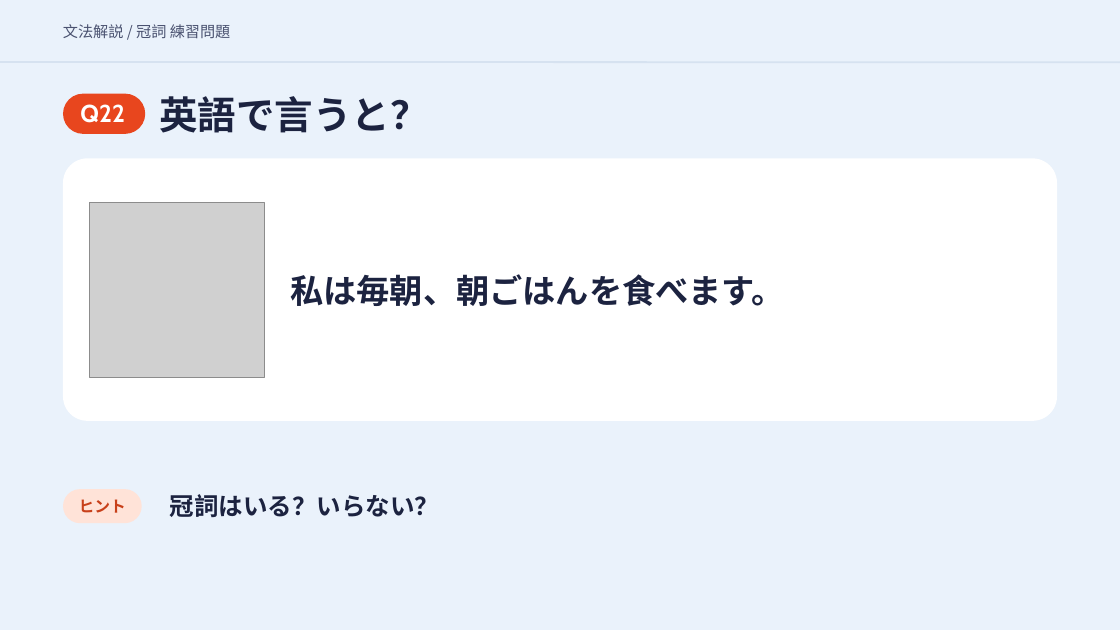
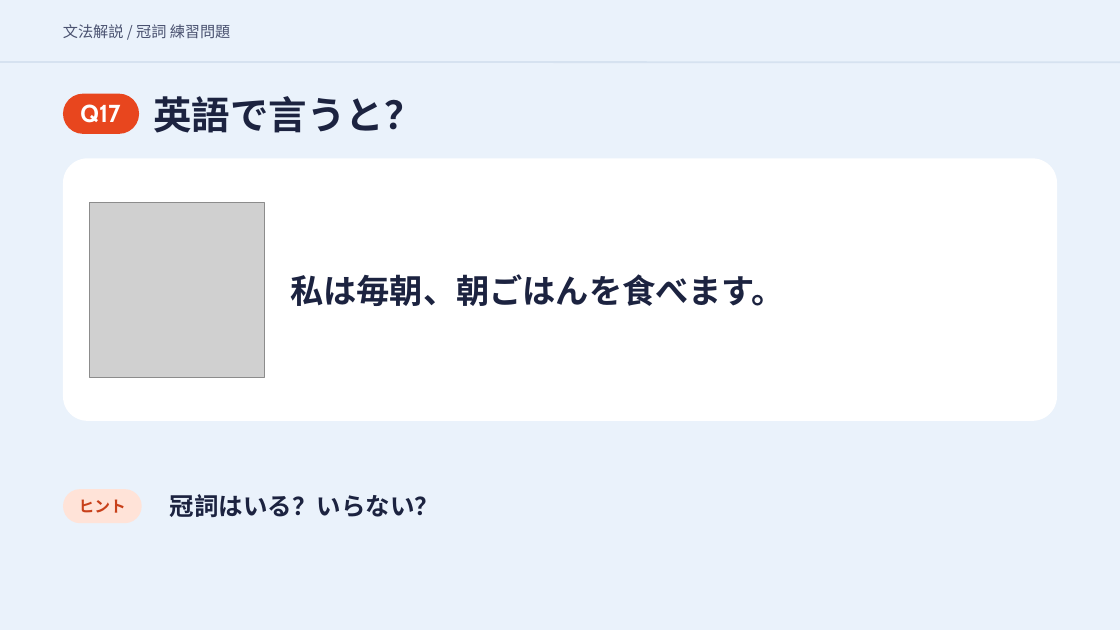
Before and after one commit to hinakajisaki-dev/hina-english, a slide deck: slide 40 of matome/articles-4/articles-4-slides.pptx (slide 50 before the commit). Drawn at 1120x630 pixels with LibreOffice and Linux fonts; fonts in the diff are those of the drawing; grey boxes stand for pictures. Boxes give left, top, right and bottom in pixels: in the first picture for what was removed or moved away, otherwise in the second. Text is boxed around its words. In the diff, an @@ line names an element or a change of style, - is before the commit and + after.

```diff
--- a/matome/articles-4/articles-4-slides.pptx
+++ b/matome/articles-4/articles-4-slides.pptx
@@ text "英語で言うと？": place and size @@
-text "英語で言うと？" at bbox=[159, 96, 428, 133]
+text "英語で言うと？" at bbox=[153, 96, 422, 133]
@@ rounded rectangle: place and size @@
-rounded rectangle at bbox=[63, 93, 145, 134]
+rounded rectangle at bbox=[63, 93, 139, 134]
@@ text at bbox=[80, 104, 120, 123]: text changed @@
-Q22
+Q17
```
Also in this commit, not shown: 52 other slides changed, 10 slides removed, 3 other files.
